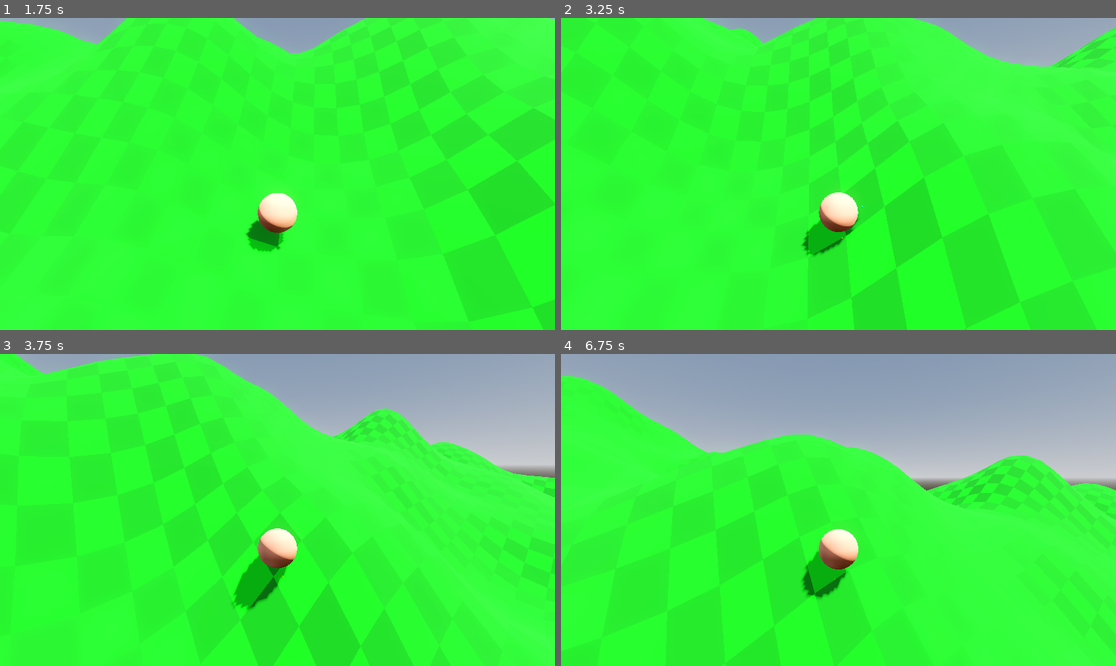
Above: before the commit, frames 1-4 (two rows, left to right).
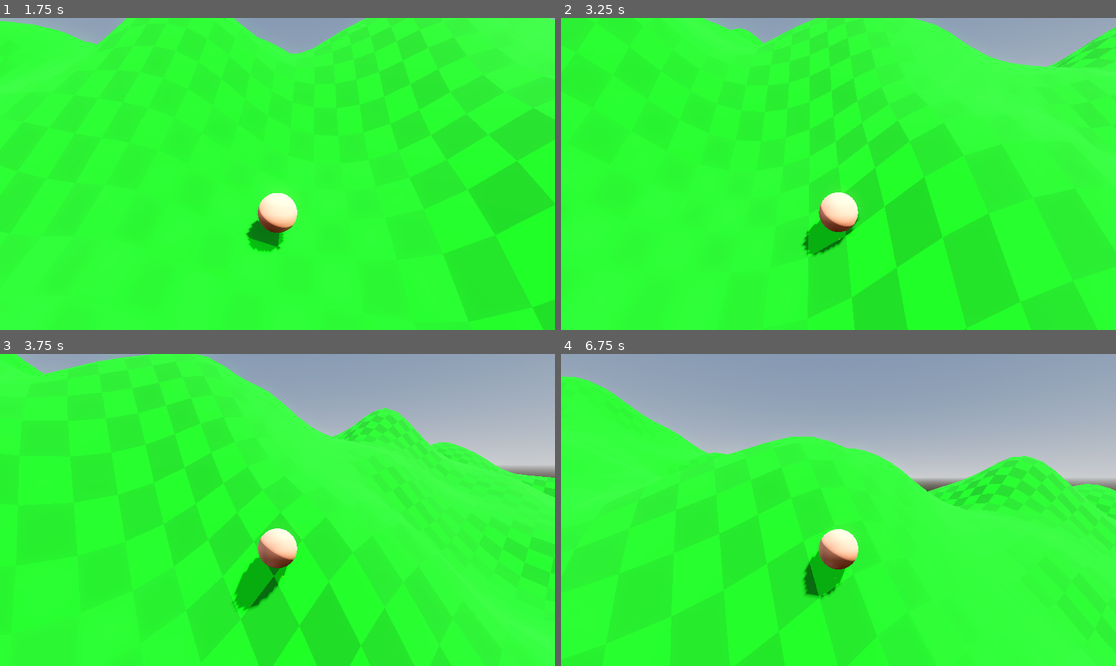
Above: after the commit, the same moments.

Repository: westonkelliher/GetHeavy
Game: Godot game, scene res://world.tscn
The game is run twice, just before and just after one commit, with the same random seed, the same clock (stepped at 60 frames per second) and the same inputs.
Inputs (mouse positions are in pixels of both pictures, inside the frame that each line leads up to):
- Up to frame 1 (1.75 s): move the mouse to (399, 158) at 0.52 s; hold D (move_right) 0.53-1.28 s; tap Space (heavy) at 0.6, 1.35 s; click (399, 158) at 0.67 s; move the mouse to (249, 174) at 1.27 s; hold W (move_forward) from 1.28 s (still down)
- Up to frame 2 (3.25 s): keep holding W (move_forward); move the mouse to (849, 167) at 2.02 s; tap Space (heavy) at 2.1, 2.85 s; move the mouse to (832, 180) at 2.77 s; click (832, 180) at 2.92 s
- Up to frame 3 (3.75 s): keep holding W (move_forward); move the mouse to (316, 513) at 3.52 s; tap Space (heavy) at 3.6 s
- Up to frame 4 (6.75 s): move the mouse to (794, 506) at 4.27 s; tap Space (heavy) every 0.75 s from 4.35 to 6.6 s; move the mouse to (844, 510) at 5.02 s; click (844, 510) at 5.17 s; move the mouse to (816, 503) at 5.77 s; release W (move_forward) at 5.78 s; hold D (move_right) 5.78-6.53 s; move the mouse to (866, 510) at 6.52 s; hold W (move_forward) from 6.53 s (still down)

Frame 1 is identical in both runs. In frame 2, 0.2% of the frame differs, in the area x 26-100%, y 0-100%; in frame 3, 0.2%; in frame 4, 1.0%, in the area x 0-100%, y 6-80%.

Commit message:
put of large v handling by just increasing the threshold

Diff:
--- a/player.gd
+++ b/player.gd
@@ -30,7 +30,7 @@
 # the remainder of velocity is less than this number
 # TODO: when implementing this, make sure to go along the normal this amount so that we
 # don't infinite loop on an immediate collision
-var DOUBLE_CALC_COLLISION_DISTANCE := 0.45
+var DOUBLE_CALC_COLLISION_DISTANCE := 2.25
 
 # TODO: decide on angle where we don't lose any speed when going through a bend
 
@@ -151,6 +151,7 @@
 	var dccd := DOUBLE_CALC_COLLISION_DISTANCE
 	while remaining_dist > dccd:
 		print("VELOCITY REMAINDER IS LARGE")
+		print("the large vel handler is broken (you just experienced a bug!)")
 		# TODO: we could make this recursive
 		# NOTE: that the difference rn is we don't recalculate collisions here, we just stick to the floor
 		position += perpendicular*dccd
